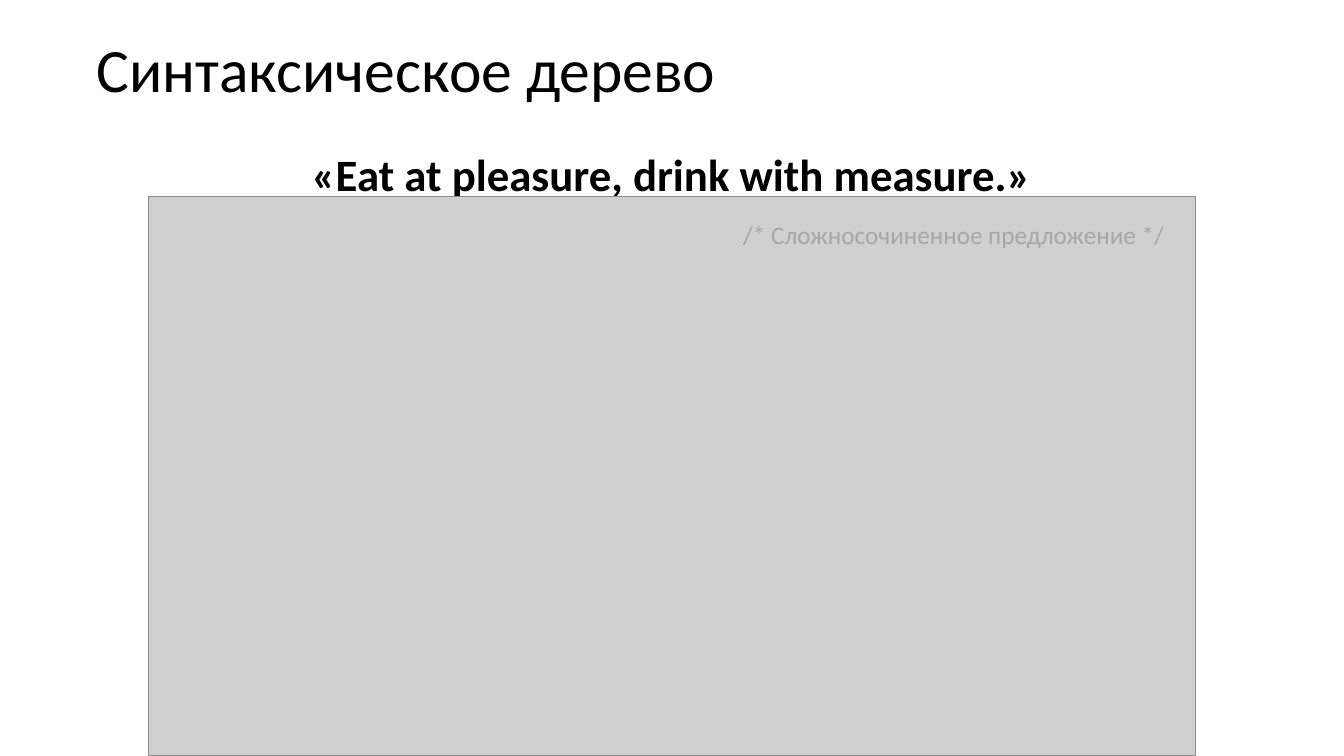
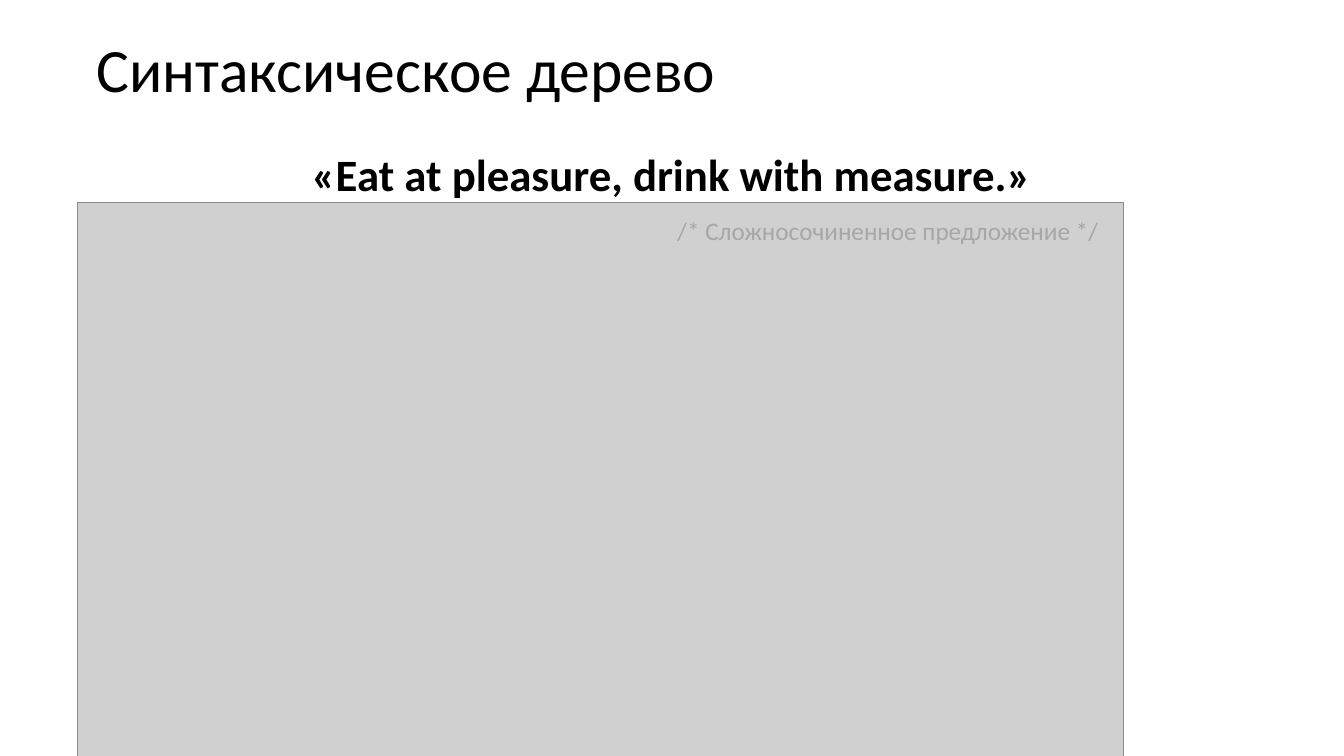
Before and after one commit to goddamnteam/korzun, a slide deck: slide 5 of task2.pptx (slide 4 before the commit). Drawn at 1344x756 pixels with LibreOffice and Linux fonts; fonts in the diff are those of the drawing; grey boxes stand for pictures. Boxes give left, top, right and bottom in pixels: in the first picture for what was removed or moved away, otherwise in the second. Text is boxed around its words. In the diff, an @@ line names an element or a change of style, - is before the commit and + after.

```diff
--- a/task2.pptx
+++ b/task2.pptx
@@ picture: place and size @@
-picture at (148, 197, 1195, 756)
+picture at (77, 203, 1123, 756)
@@ text "/* Сложносочиненное предложение */": place and size @@
-text "/* Сложносочиненное предложение */" at (771, 228, 1136, 248)
+text "/* Сложносочиненное предложение */" at (705, 224, 1070, 244)
```
Also in this commit, not shown: 1 slide added.
